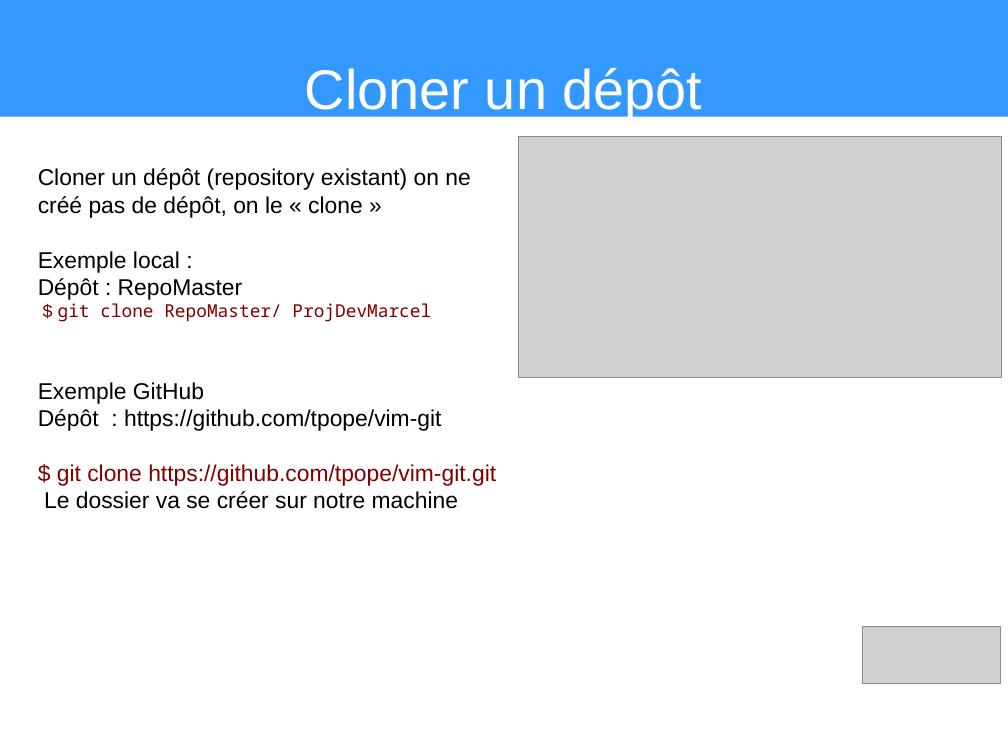
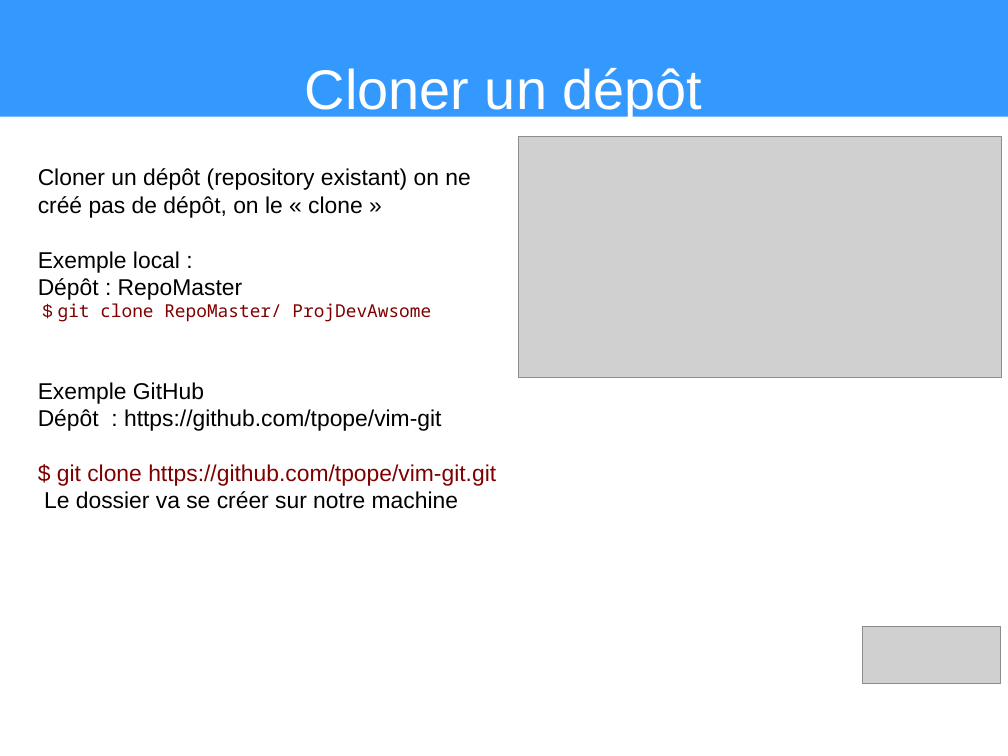
Before and after one commit to heylve/current, a slide deck: slide 12 of Presentations/git_explained.odp. Drawn at 1008x756 pixels with LibreOffice and Linux fonts; fonts in the diff are those of the drawing; grey boxes stand for pictures. Boxes give left, top, right and bottom in pixels: in the first picture for what was removed or moved away, otherwise in the second. Text is boxed around its words. In the diff, an @@ line names an element or a change of style, - is before the commit and + after.

```diff
--- a/Presentations/git_explained.odp
+++ b/Presentations/git_explained.odp
@@ text at [58, 303, 431, 322]: text changed @@
-$ git clone RepoMaster/ ProjDevMarcel
+$ git clone RepoMaster/ ProjDevAwsome
```
Also in this commit, not shown: 4 other slides changed, 18 other files.
